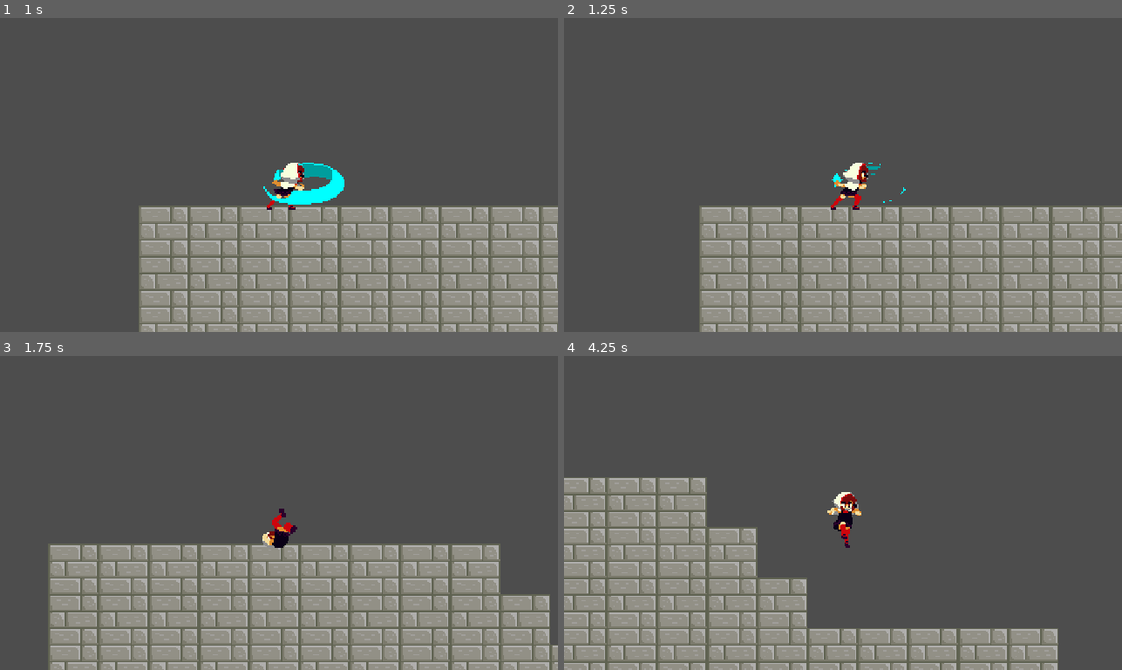
Above: before the commit, frames 1-4 (two rows, left to right).
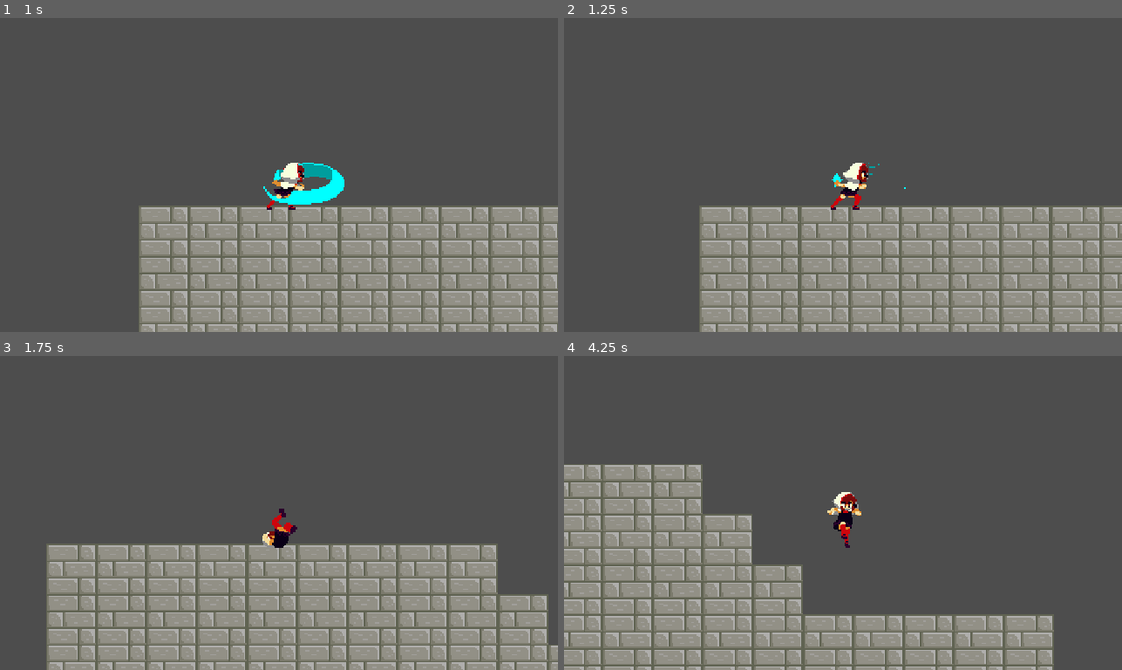
Above: after the commit, the same moments.

Repository: radagon828/GodotFourRepository
Game: Godot game, scene res://Scenes/Levels/DungeonOne.tscn
The game is run twice, just before and just after one commit, with the same random seed, the same clock (stepped at 60 frames per second) and the same inputs.
Inputs:
- Up to frame 1 (1 s): hold D (move_right) from 0.53 s (still down); tap E (attack) at 0.6 s; tap Space (jump) at 0.77 s; tap F (roll) at 0.8 s
- Up to frame 2 (1.25 s): keep holding D (move_right)
- Up to frame 3 (1.75 s): keep holding D (move_right); tap F (roll) at 1.35 s; tap Space (jump) at 1.52 s; tap E (attack) at 1.55 s
- Up to frame 4 (4.25 s): release D (move_right) at 2.03 s; hold A (move_left) 2.03-2.78 s; tap E (attack) at 2.1, 3.05, 3.6 s; tap F (roll) at 2.3, 2.85, 3.8 s; hold D (move_right) from 2.78 s (still down); tap Space (jump) at 3.02, 3.77 s

Frame 1 is identical in both runs. In frame 2, less than 0.1% of the frame differs, in the area x 50-62%, y 46-59%; in frame 3, 8.7%; in frame 4, 22%, in the area x 0-89%, y 34-100%.

Commit message:
added some new code no new changes

Diff:
--- a/DemonASpect/Scenes/Player/Player.gd
+++ b/DemonASpect/Scenes/Player/Player.gd
@@ -20,7 +20,7 @@
 #BOOLS
 var hasDoubleJump = false
 var isAttacking = false
-var cancelable = false
+@export var cancelable = false
 # velcoity is a predefined variable in godot 4
 @onready var animationPlayer = $PlayerAnimations
 @onready var animationTree = $AnimationTree
@@ -97,6 +97,7 @@
 
 	#ATTACK STATE SWITCH
 	if (Input.is_action_just_pressed("attack") && is_on_floor() && !isAttacking):
+		$AnimationTree.set("parameters/movement/transition_request", "attack")
 		state = ATTACK
 		isAttacking = true
 
@@ -113,10 +114,27 @@
 		$AnimationTree.set("parameters/movement/transition_request", "idle")
 		velocity.x = move_toward(velocity.x, 0, FRICTION * delta)
 
+func attack_state(delta):
+#	$AnimationTree.set("parameters/movement/attack/transition_request", "attackOne")
 
+	velocity.y += GRAVITY * delta
+	velocity.x = lerp(0.0, velocity.x, pow(2, -8 * delta))
+
+	if(cancelable == true && Input.is_action_just_pressed("attack")):
+		print("combo")
+		$AnimationTree.set("parameters/movement/attack/transition_request", "attackTwo")
+
+	move()
+
+func on_attack_finished():
+	$AnimationTree.set("parameters/movement/transition_request", "idle")
+	isAttacking = false
+	cancelable = false
+	state = MOVE
 
 #NEXT--maybe cancel roll animation with runn or attack input 3/17/2023
 func roll_state(delta):
+	$AnimationTree.set("parameters/OneShot/request", AnimationNodeOneShot.ONE_SHOT_REQUEST_ABORT)
 	$AnimationTree.set("parameters/movement/transition_request", "roll")
 	if (dashTimer.time_left > 0.1):
 		velocity.x = roll_vector.x * ROLL_SPEED
@@ -129,17 +147,7 @@
 
 func on_roll_finished():
 	state = MOVE
-#
-func attack_state(delta):
-	$AnimationTree.set("parameters/movement/transition_request", "attack")
-	velocity.y += GRAVITY * delta
-	velocity.x = lerp(0.0, velocity.x, pow(2, -8 * delta))
-	move()
 
-func on_attack_finished():
-	$AnimationTree.set("parameters/movement/transition_request", "idle")
-	isAttacking = false
-	state = MOVE
 
 func move():
 	set_up_direction(Vector2.UP)
--- a/DemonASpect/Scenes/Player/Player.tscn
+++ b/DemonASpect/Scenes/Player/Player.tscn
@@ -61,6 +61,18 @@
 tracks/2/keys = {
 "clips": PackedStringArray("LeafAttackOne"),
 "times": PackedFloat32Array(0.3)
+}
+tracks/3/type = "value"
+tracks/3/imported = false
+tracks/3/enabled = true
+tracks/3/path = NodePath(".:cancelable")
+tracks/3/interp = 1
+tracks/3/loop_wrap = true
+tracks/3/keys = {
+"times": PackedFloat32Array(0.5),
+"transitions": PackedFloat32Array(1),
+"update": 1,
+"values": [true]
 }
 
 [sub_resource type="Animation" id="10"]
@@ -345,6 +357,12 @@
 [sub_resource type="AnimationNodeAnimation" id="AnimationNodeAnimation_wnak0"]
 animation = &"Roll"
 
+[sub_resource type="AnimationNodeAnimation" id="AnimationNodeAnimation_ecyky"]
+animation = &"AttackTwo"
+
+[sub_resource type="AnimationNodeAnimation" id="AnimationNodeAnimation_r0l5d"]
+animation = &"AttackThree"
+
 [sub_resource type="AnimationNodeAnimation" id="18"]
 animation = &"Idle"
 
@@ -352,6 +370,17 @@
 
 [sub_resource type="AnimationNodeAnimation" id="AnimationNodeAnimation_dy7i1"]
 animation = &"AttackOne"
+
+[sub_resource type="AnimationNodeTransition" id="AnimationNodeTransition_4cbdm"]
+input_0/name = "attackOne"
+input_0/auto_advance = false
+input_0/reset = true
+input_1/name = "attackTwo"
+input_1/auto_advance = false
+input_1/reset = true
+input_2/name = "attackFinish"
+input_2/auto_advance = false
+input_2/reset = true
 
 [sub_resource type="AnimationNodeTransition" id="24"]
 input_0/name = "falling"
@@ -384,6 +413,7 @@
 input_3/reset = true
 
 [sub_resource type="AnimationNodeBlendTree" id="20"]
+graph_offset = Vector2(-308.797, 65.6172)
 nodes/Add2/node = SubResource("29")
 nodes/Add2/position = Vector2(260, -140)
 nodes/Animation/node = SubResource("18")
@@ -400,10 +430,16 @@
 "nodes/Animation 6/position" = Vector2(40, -280)
 "nodes/Animation 7/node" = SubResource("AnimationNodeAnimation_wnak0")
 "nodes/Animation 7/position" = Vector2(-140, 20)
+"nodes/Animation 8/node" = SubResource("AnimationNodeAnimation_ecyky")
+"nodes/Animation 8/position" = Vector2(-220, 220)
+"nodes/Animation 9/node" = SubResource("AnimationNodeAnimation_r0l5d")
+"nodes/Animation 9/position" = Vector2(20, 300)
 nodes/OneShot/node = SubResource("30")
 nodes/OneShot/position = Vector2(260, -380)
-nodes/attack/node = SubResource("AnimationNodeAnimation_dy7i1")
-nodes/attack/position = Vector2(280, 80)
+nodes/attackOne/node = SubResource("AnimationNodeAnimation_dy7i1")
+nodes/attackOne/position = Vector2(-60, 140)
+nodes/attacking/node = SubResource("AnimationNodeTransition_4cbdm")
+nodes/attacking/position = Vector2(240, 100)
 nodes/in_air/node = SubResource("24")
 nodes/in_air/position = Vector2(700, 260)
 nodes/in_air_state/node = SubResource("22")
@@ -411,7 +447,7 @@
 nodes/movement/node = SubResource("19")
 nodes/movement/position = Vector2(620, -120)
 nodes/output/position = Vector2(1500, 100)
-node_connections = [&"output", 0, &"in_air_state", &"Add2",  …(300 unchanged characters)… &"Animation 7", &"movement", 3, &"attack"]
+node_connections = [&"output", 0, &"in_air_state", &"Add2",  …(300 unchanged characters)… &"Animation 7", &"movement", 3, &"attacking", &"attacking", 0, &"attackOne", &"attacking", 1, &"Animation 8", &"attacking", 2, &"Animation 9"]
 
 [node name="Player" type="CharacterBody2D"]
 script = ExtResource("1")
@@ -437,6 +473,9 @@
 parameters/Add2/add_amount = 1.0
 parameters/OneShot/active = false
 parameters/OneShot/request = 0
+parameters/attacking/current_state = "attackOne"
+parameters/attacking/transition_request = ""
+parameters/attacking/current_index = 0
 parameters/in_air/current_state = "jumping"
 parameters/in_air/transition_request = ""
 parameters/in_air/current_index = 1
Not shown: 1 places in DemonASpect/Scenes/Player/Player.tscn that only renumber resources
